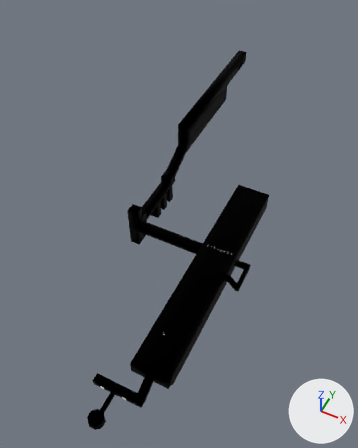
The Blender file blends/lvl3 base corridors.blend as it was, and as the next commit left it.
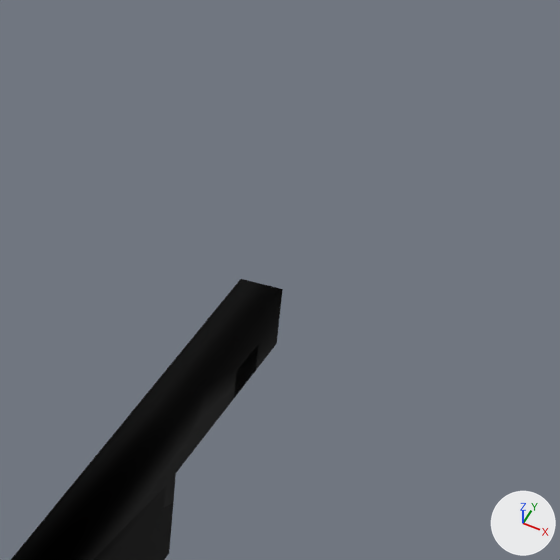
The first picture shows the older version from a 50 mm lens placed at (178.0, -147.0, 564.0), pointed at (-53.0, 315.0, -13.0). The close-ups show both versions on the part from 55% to 83% of the width and 0% to 22% of the height of that picture; other places that the commit changed are outside them. The axes (+X, +Y, +Z) are drawn at lower right. The lights are the same throughout.

Names of what the first close-up shows: 'Base corridors 1.001'.
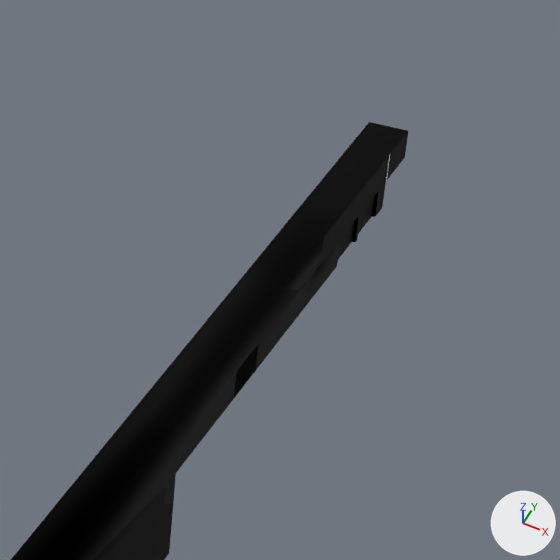
Where the newer file only moved an object's origin or applied its transform, the numbers keep the older frame.

Pixel boxes [x1, y1, x2, y2] of what changed, in the close-ups (560 x 560 px):
```json
{"object": "Base corridors 1.001", "change": "reshaped", "before": [11, 279, 283, 560], "after": [11, 122, 408, 560]}
{"part": 1, "of": "me_base_corridors_002", "change": "built on", "after": [200, 122, 408, 442], "on screen": "black"}
```

Scene script edits in JSON lines:
```json
{"block": "me_base_corridors_002", "where": "# used by ob_base_corridors_1_001; location = (6.2, 1.7, -17.1); rotation_euler = (1.571, 0.0, 0.0), in degrees (90, 0, 0)"}
{"op": "remove", "block": "me_base_corridors_002", "code": "me_base_corridors_002.from_pydata(...)  # 1094 vertices, 1093 faces; spans x -113.0..74.0, y -5.0..105.0, z -670.0..13.0"}
{"op": "add", "block": "me_base_corridors_002", "code": "me_base_corridors_002.from_pydata(...)  # 1210 vertices, 1199 faces, 9 loose edges; spans x -113.0..74.0, y -5.0..105.0, z -794.0..13.0"}
{"block": "me_base_corridors_002", "change": "me_base_corridors_002 part 1: 1 vertex moved within x -105.0, y 85.0, z -670.0; 114 vertices added at x -113.0..-98.0, y 85.0..105.0, z -794.0..-670.0"}
```
